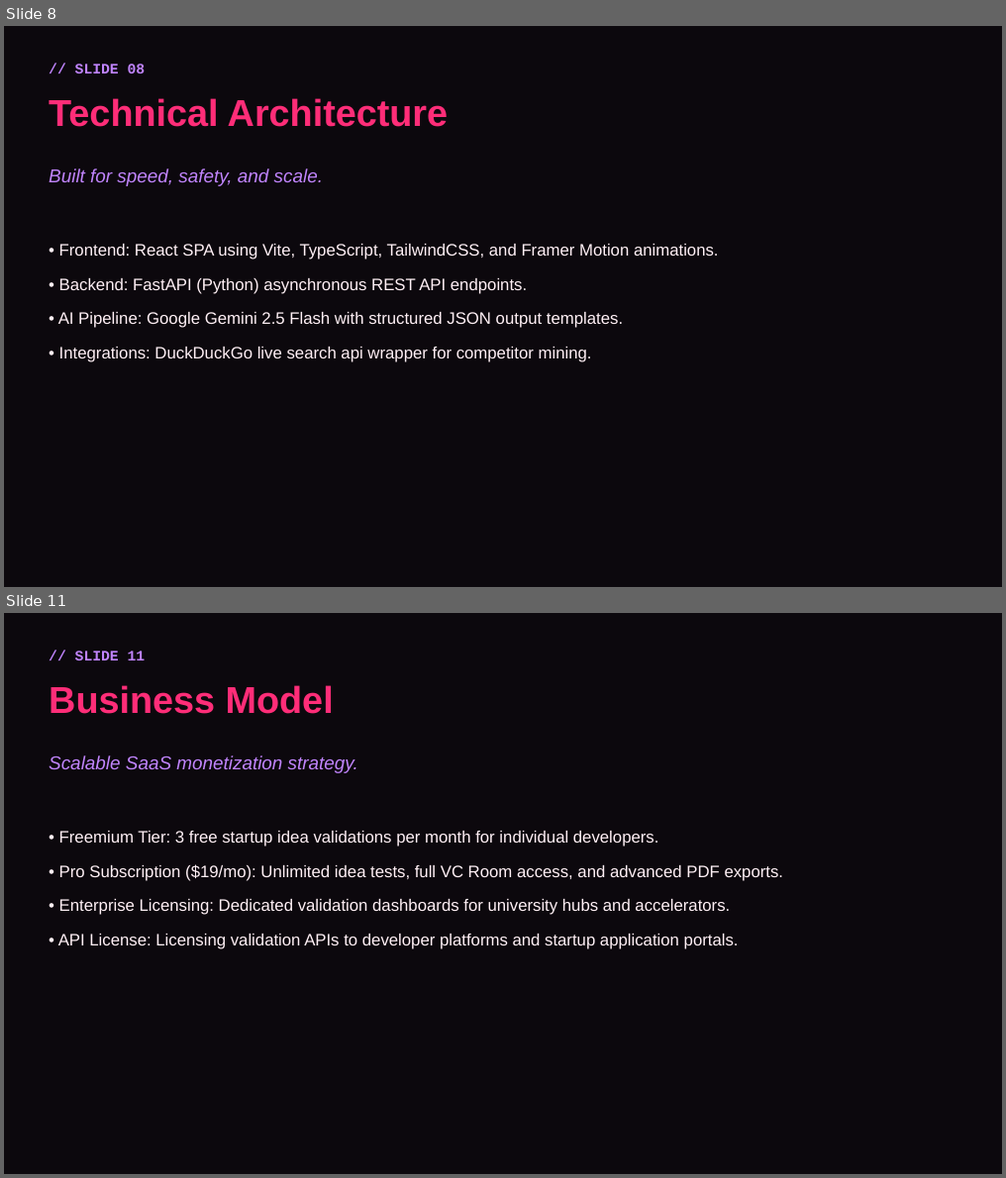
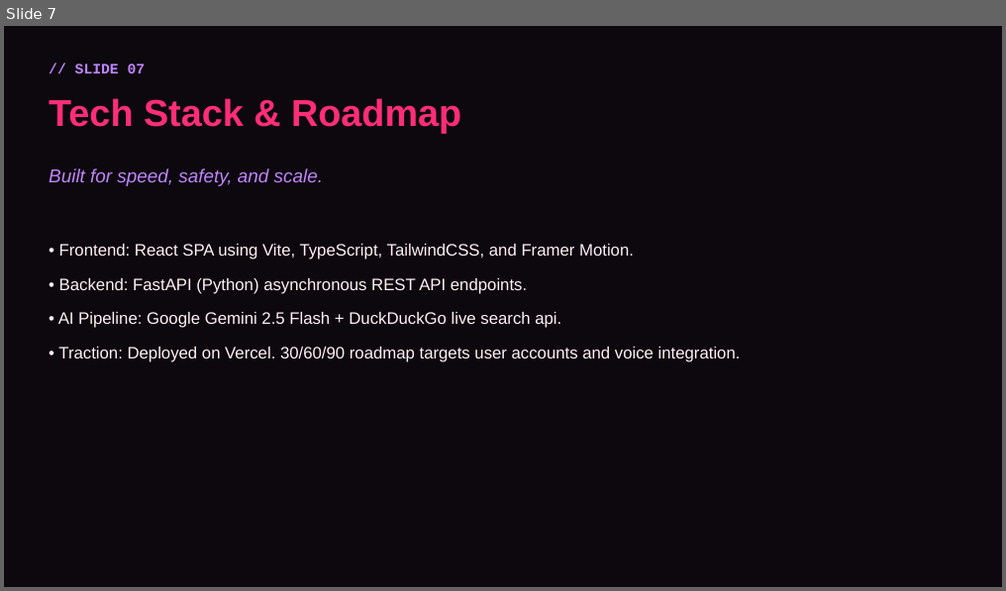
Before and after one commit to swaraj3092/LaunchMind, a slide deck: LaunchMind_PitchDeck.pptx. Shown one above the other, each under a label of ours: slides 8 and 11 before the commit, slide 7 after it; the slides between them are not shown. The pictures are 1006x1178 and 1006x591 pixels, drawn with LibreOffice and Linux fonts; fonts in the diff are those of the drawing. Boxes give left, top, right and bottom in pixels: in the first picture for what was removed or moved away, otherwise in the second. Text is boxed around its words. In the diff, an @@ line names an element or a change of style, - is before the commit and + after.

```diff
--- a/LaunchMind_PitchDeck.pptx
+++ b/LaunchMind_PitchDeck.pptx
@@ slide 11 removed at (x1=4, y1=613, x2=1002, y2=1174), background #0C080D @@
@@ text removed at (x1=75, y1=651, x2=146, y2=661) @@
-// SLIDE 11
@@ text removed at (x1=49, y1=685, x2=334, y2=714) @@
-Business Model
@@ text removed at (x1=49, y1=756, x2=358, y2=773) @@
-Scalable SaaS monetization strategy.
@@ text removed at (x1=58, y1=831, x2=784, y2=950) @@
-• Freemium Tier: 3 free startup idea validations per month for individual developers.
-• Pro Subscription ($19/mo): Unlimited idea tests, full VC Room access, and advanced PDF exports.
-• Enterprise Licensing: Dedicated validation dashboards for university hubs and accelerators.
-• API License: Licensing validation APIs to developer platforms and startup application portals.
@@ what was slide 8 is now slide 7 @@
@@ slide 7 changed as well @@
@@ text at (x1=75, y1=64, x2=146, y2=74): text changed @@
-// SLIDE 08
+// SLIDE 07
@@ text at (x1=49, y1=98, x2=461, y2=134): text changed @@
-Technical Architecture
+Tech Stack & Roadmap
@@ text at (x1=59, y1=244, x2=634, y2=260): text changed @@
-• Frontend: React SPA using Vite, TypeScript, TailwindCSS, and Framer Motion animations.
+• Frontend: React SPA using Vite, TypeScript, TailwindCSS, and Framer Motion.
@@ text at (x1=58, y1=312, x2=741, y2=363): text changed @@
-• AI Pipeline: Google Gemini 2.5 Flash with structured JSON output templates.
-• Integrations: DuckDuckGo live search api wrapper for competitor mining.
+• AI Pipeline: Google Gemini 2.5 Flash + DuckDuckGo live search api.
+• Traction: Deployed on Vercel. 30/60/90 roadmap targets user accounts and voice integration.
```
Also in this commit, not shown: 6 other slides changed, 1 slide added, 5 other slides removed, 3 other files.
